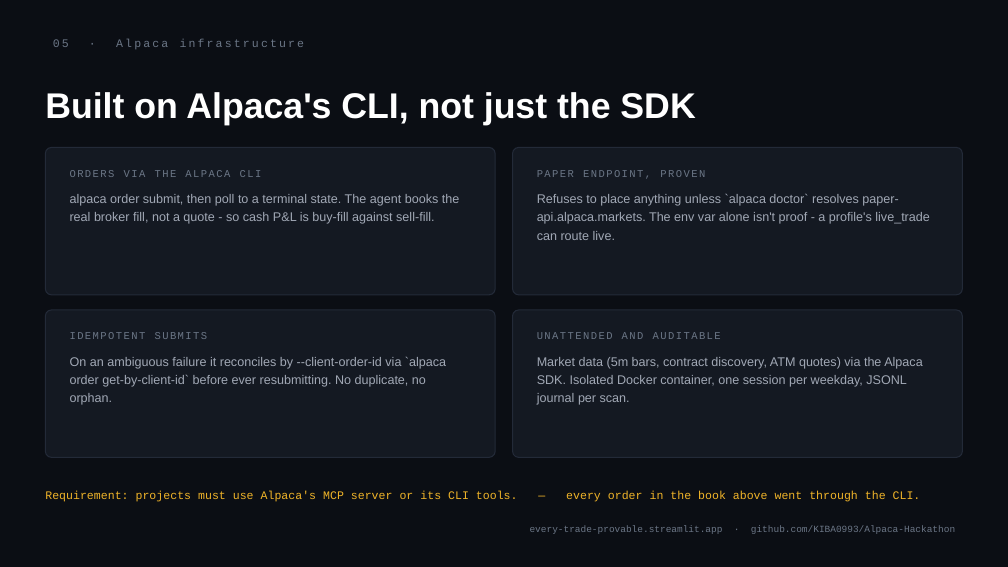
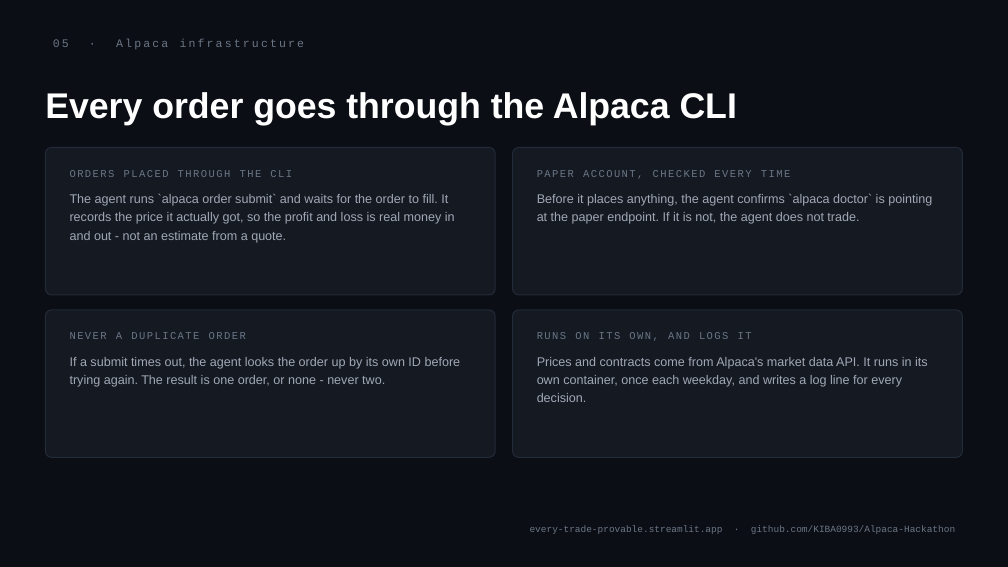
Before and after one commit to KIBA0993/Alpaca-Hackathon, a slide deck: slide 6 of assets/deck.pptx. Drawn at 1008x567 pixels with LibreOffice and Linux fonts; fonts in the diff are those of the drawing. Boxes give left, top, right and bottom in pixels: in the first picture for what was removed or moved away, otherwise in the second. Text is boxed around its words. In the diff, an @@ line names an element or a change of style, - is before the commit and + after.

```diff
--- a/assets/deck.pptx
+++ b/assets/deck.pptx
@@ text at <box>45,92,737,125</box>: text changed @@
-Built on Alpaca's CLI, not just the SDK
+Every order goes through the Alpaca CLI
@@ text at <box>70,170,292,177</box>: text changed @@
-ORDERS VIA THE ALPACA CLI
+ORDERS PLACED THROUGH THE CLI
@@ text at <box>537,170,791,179</box>: text changed @@
-PAPER ENDPOINT, PROVEN
+PAPER ACCOUNT, CHECKED EVERY TIME
@@ text at <box>70,194,455,243</box>: text changed @@
-alpaca order submit, then poll to a terminal state. The agent books the real broker fill, not a quote - so cash P&L is buy-fill against sell-fill.
+The agent runs `alpaca order submit` and waits for the order to fill. It records the price it actually got, so the profit and loss is real money in and out - not an estimate from a quote.
@@ text at <box>537,194,932,224</box>: text changed @@
-Refuses to place anything unless `alpaca doctor` resolves paper-api.alpaca.markets. The env var alone isn't proof - a profile's live_trade can route live.
+Before it places anything, the agent confirms `alpaca doctor` is pointing at the paper endpoint. If it is not, the agent does not trade.
@@ text at <box>70,332,246,339</box>: text changed @@
-IDEMPOTENT SUBMITS
+NEVER A DUPLICATE ORDER
@@ text at <box>70,357,461,387</box>: text changed @@
-On an ambiguous failure it reconciles by --client-order-id via `alpaca order get-by-client-id` before ever resubmitting. No duplicate, no orphan.
+If a submit times out, the agent looks the order up by its own ID before trying again. The result is one order, or none - never two.
@@ text at <box>537,332,752,341</box>: text changed @@
-UNATTENDED AND AUDITABLE
+RUNS ON ITS OWN, AND LOGS IT
@@ text at <box>537,357,928,402</box>: text changed @@
-Market data (5m bars, contract discovery, ATM quotes) via the Alpaca SDK. Isolated Docker container, one session per weekday, JSONL journal per scan.
+Prices and contracts come from Alpaca's market data API. It runs in its own container, once each weekday, and writes a log line for every decision.
@@ text removed at <box>45,491,921,502</box> @@
-Requirement: projects must use Alpaca's MCP server or its CLI tools. — every order in the book above went through the CLI.
```
Also in this commit, not shown: 1 other slide changed, 1 slide removed, 8 other files.
